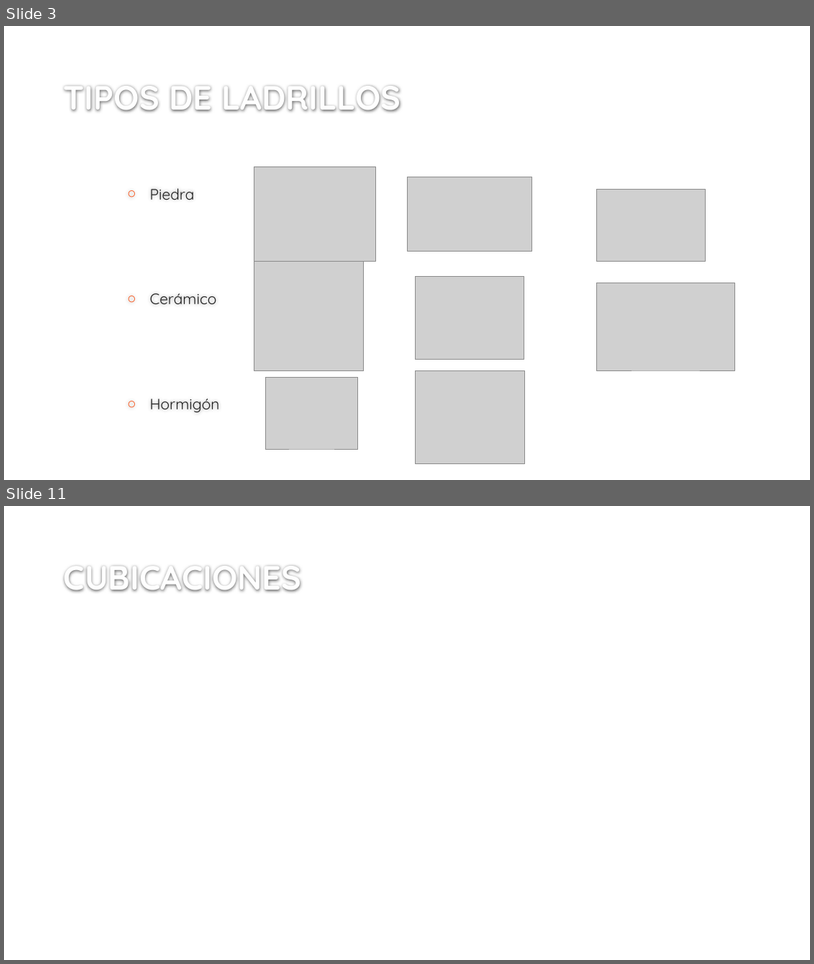
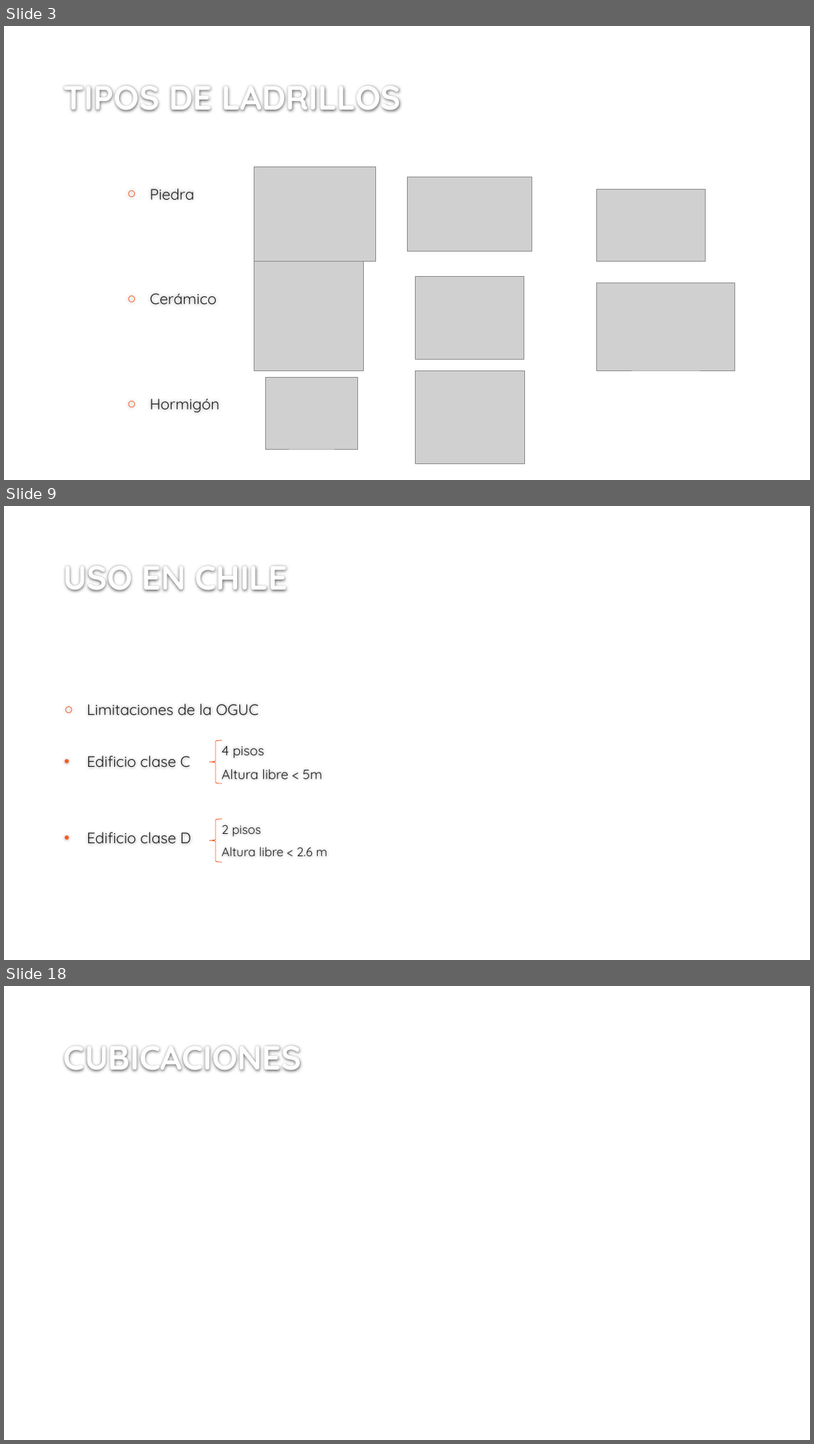
Before and after one commit to ppizarror/proyecto-CI6501, a slide deck: SISTEMAS CONSTRUCTIVOS EN ALBAÑILERIÁ.pptx. Shown one above the other, each under a label of ours: slides 3 and 11 before the commit, slides 3, 9 and 18 after it; the slides between them are not shown. The pictures are 814x964 and 814x1444 pixels, drawn with LibreOffice and Linux fonts; fonts in the diff are those of the drawing; grey boxes stand for pictures; background and template pictures are left out. Boxes give left, top, right and bottom in pixels: in the first picture for what was removed or moved away, otherwise in the second. Text is boxed around its words. In the diff, an @@ line names an element or a change of style, - is before the commit and + after.

Commit message:
PPT avanzado con referencias y usos en Chile y el mundo

```diff
--- a/SISTEMAS CONSTRUCTIVOS EN ALBAÑILERIÁ.pptx
+++ b/SISTEMAS CONSTRUCTIVOS EN ALBAÑILERIÁ.pptx
@@ slide 9 added at <box>4,506,810,960</box>, background #FFFFFF @@
@@ title added at <box>64,565,287,592</box>, 40 pt, text #FEFEFE, bold @@
+USO EN CHILE
@@ text added at <box>87,703,259,844</box>, 18 pt, text #212121 @@
+○ Limitaciones de la OGUC
+• Edificio clase C
+• Edificio clase D
@@ left brace added at <box>210,740,222,783</box>, outline #FA581E 0.75 pt @@
@@ text added at <box>221,746,322,783</box>, 16 pt, text #212121 @@
+          4 pisos
+          Altura libre < 5m
@@ left brace added at <box>210,818,222,862</box>, outline #FA581E 0.75 pt @@
@@ text added at <box>221,824,328,856</box>, 14.8 pt, text #212121 @@
+          2 pisos
+          Altura libre < 2.6 m
@@ what was slide 11 is now slide 18 @@
```
Also in this commit, not shown: 7 slides changed, 9 other slides added, 3 slides removed.
